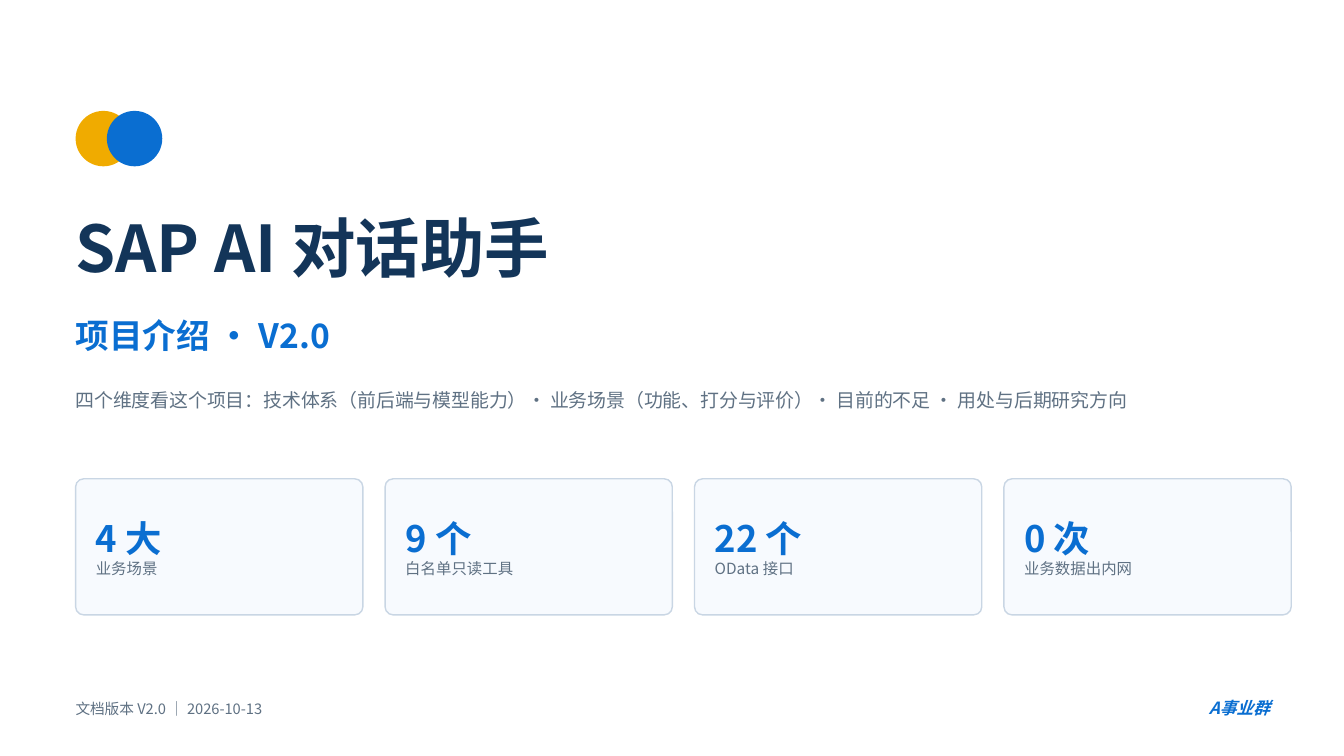
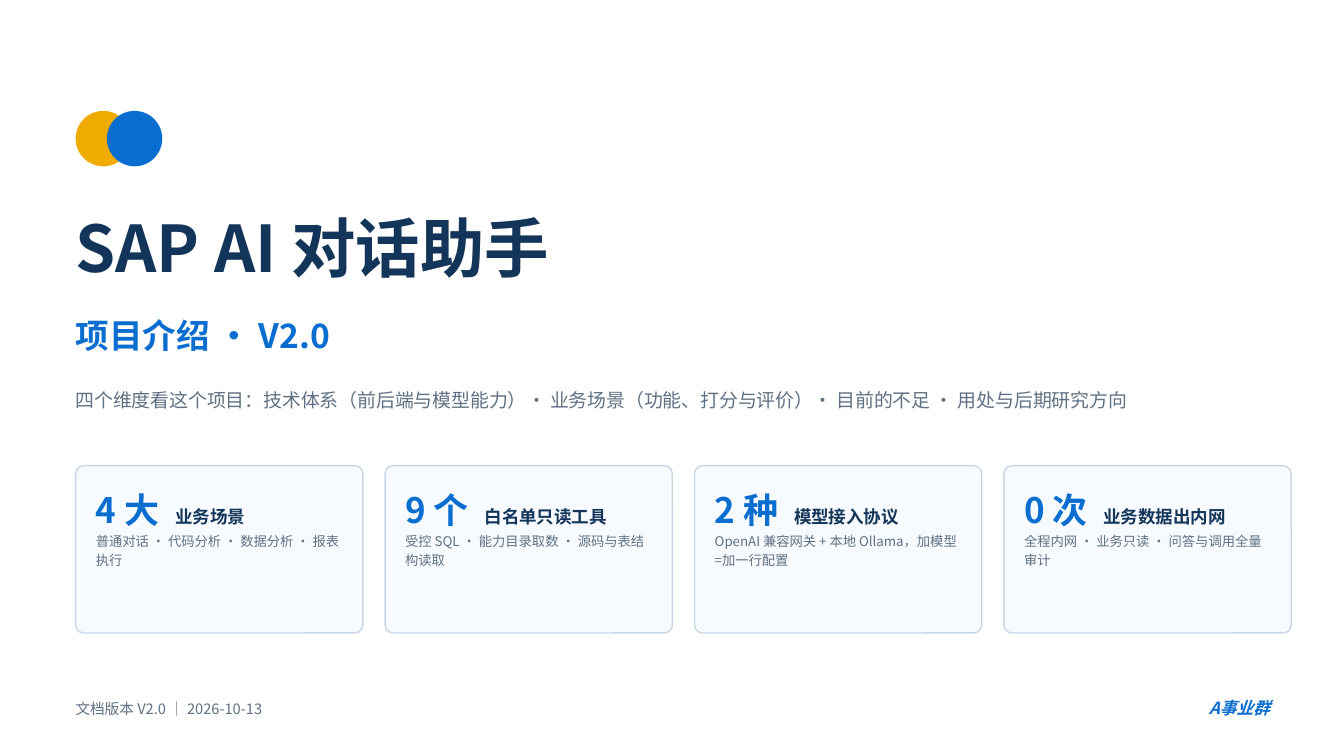
Before and after one commit to ts1424112013/sap-chat, a slide deck: slide 1 of 发布文档/SAP-AI对话助手-项目介绍-V2.0.pptx. Drawn at 1344x756 pixels with LibreOffice and Linux fonts; fonts in the diff are those of the drawing. Boxes give left, top, right and bottom in pixels: in the first picture for what was removed or moved away, otherwise in the second. Text is boxed around its words. In the diff, an @@ line names an element or a change of style, - is before the commit and + after.

Commit message:
docs: 项目介绍 PPT 封面统计卡升级 + 评分补模型相关性说明
- 封面四数字卡改为「数字+标签+明细」三行，替换无感的"22 个 OData 接口"
  为"2 种模型接入协议"（OpenAI 兼容网关 + Ollama，加模型=加一行配置）
- 评分页总评新增：评分与模型能力强相关，换更强模型代码/数据分析仍有上探空间

```diff
--- a/发布文档/SAP-AI对话助手-项目介绍-V2.0.pptx
+++ b/发布文档/SAP-AI对话助手-项目介绍-V2.0.pptx
@@ rounded rectangle: place and size @@
-rounded rectangle at [76, 479, 363, 615]
+rounded rectangle at [76, 466, 363, 633]
@@ rounded rectangle: place and size @@
-rounded rectangle at [385, 479, 673, 615]
+rounded rectangle at [385, 466, 673, 633]
@@ rounded rectangle: place and size @@
-rounded rectangle at [695, 479, 982, 615]
+rounded rectangle at [695, 466, 982, 633]
@@ proportions changed in 4 elements at [76, 466, 363, 633], [385, 466, 673, 633], [695, 466, 982, 633], [1004, 466, 1292, 633] @@
@@ rounded rectangle: place and size @@
-rounded rectangle at [1004, 479, 1292, 615]
+rounded rectangle at [1004, 466, 1292, 633]
@@ text at [96, 493, 340, 566]: text changed; size 11 to 9.5 pt @@
-4 大
-业务场景
+4 大 业务场景
+普通对话 · 代码分析 · 数据分析 · 报表执行
@@ text at [405, 493, 644, 566]: text changed; size 11 to 9.5 pt @@
-9 个
-白名单只读工具
+9 个 白名单只读工具
+受控 SQL · 能力目录取数 · 源码与表结构读取
@@ vertical alignment middle to top in 4 elements at [405, 493, 644, 566], [1024, 493, 1262, 566], [96, 493, 340, 566], [715, 493, 957, 566] @@
@@ text at [715, 493, 957, 566]: text changed; size 11 to 9.5 pt @@
-22 个
-OData 接口
+2 种 模型接入协议
+OpenAI 兼容网关 + 本地 Ollama，加模型=加一行配置
@@ text at [1024, 493, 1262, 566]: text changed; size 11 to 9.5 pt @@
-0 次
-业务数据出内网
+0 次 业务数据出内网
+全程内网 · 业务只读 · 问答与调用全量审计
```
Also in this commit, not shown: 1 other slide changed.
